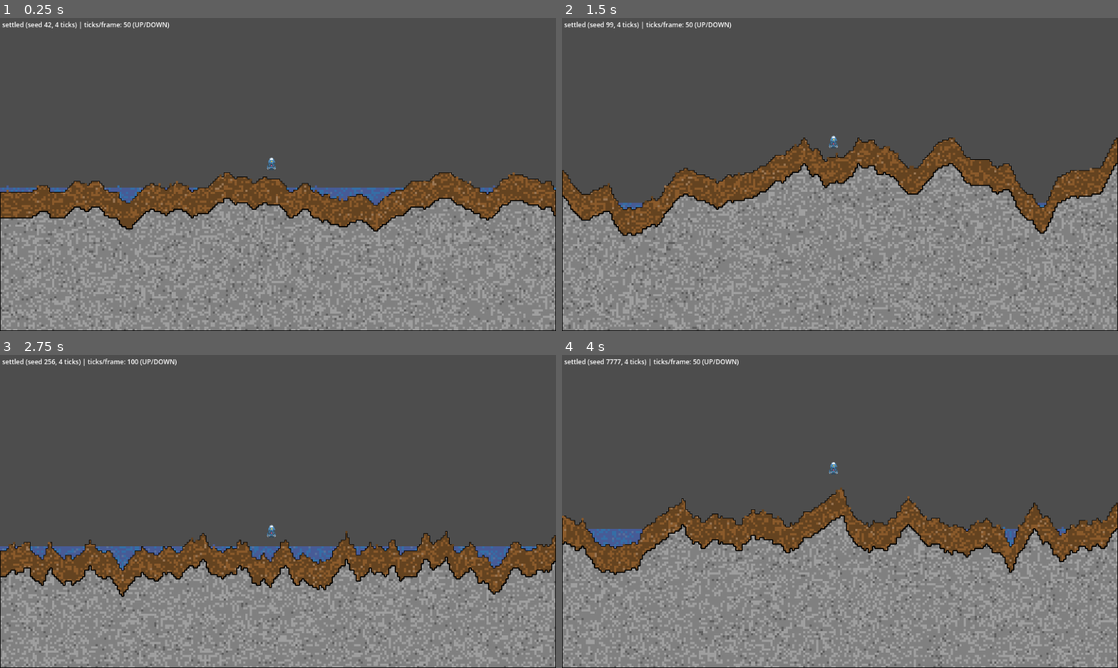
Above: before the commit, frames 1-4 (two rows, left to right).
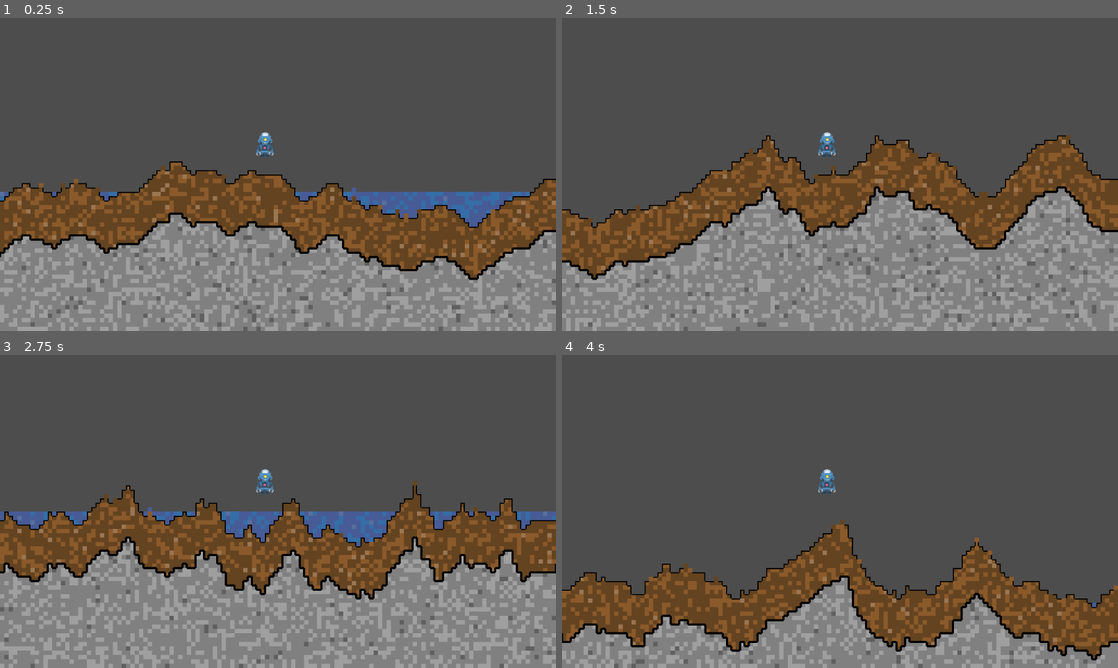
Above: after the commit, the same moments.

Repository: MessrsBrightside/pixel-mixel
Game: Godot game, scene res://scenes/main.tscn
The game is run twice, just before and just after one commit, with the same random seed, the same clock (stepped at 60 frames per second) and the same inputs.
Inputs:
- Up to frame 1 (0.25 s): no input
- Up to frame 2 (1.5 s): tap Enter at 0.5 s; hold Up 0.53-1.28 s; tap 1 at 0.6 s; tap Space at 1.25 s; hold Down from 1.28 s (still down); tap 2 at 1.35 s
- Up to frame 3 (2.75 s): tap Enter at 2 s; release Down at 2.03 s; hold Up from 2.03 s (still down); tap 3 at 2.1 s
- Up to frame 4 (4 s): tap Space at 2.75 s; tap 4 at 2.85 s; tap Enter at 3.5 s; release Up at 3.53 s; hold Down from 3.53 s (still down); tap 5 at 3.6 s

The runs differ from the first frame. In frame 1, 29% of the frame differs, in the area x 0-100%, y 1-100%; in frame 2, 33%; in frame 3, 32%; in frame 4, 41%.

Commit message:
Add Camera2D zoomed 2x, centered on character

Diff:
--- a/scenes/main.gd
+++ b/scenes/main.gd
@@ -12,6 +12,7 @@
 var _label: Label
 var _total_ticks: int = 0
 var _character: Sprite2D
+var _camera: Camera2D
 
 # Presets: each is [seed, params_dict]
 var _presets: Array = [
@@ -31,6 +32,9 @@
 	_character.scale = Vector2(0.25, 0.25)
 	_character.z_index = 1
 	add_child(_character)
+	_camera = Camera2D.new()
+	_camera.zoom = Vector2(2, 2)
+	_character.add_child(_camera)
 	_label = Label.new()
 	_label.position = Vector2(4, 4)
 	_label.add_theme_color_override("font_color", Color.WHITE)
